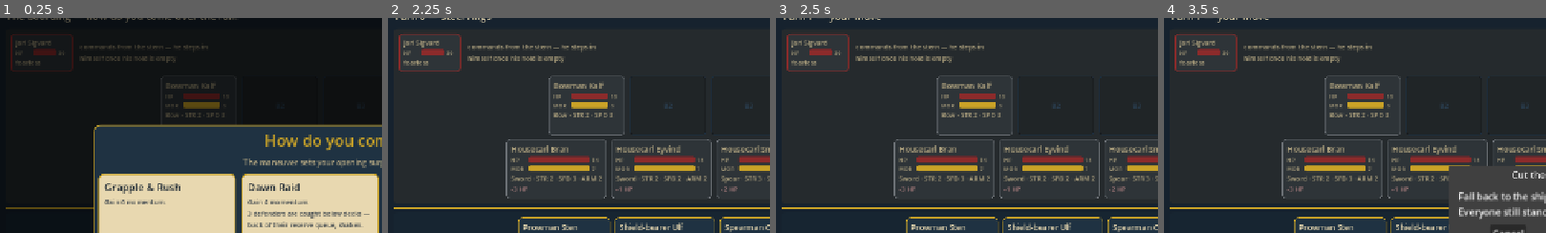
Above: before the commit, frames 1-4 (left to right).
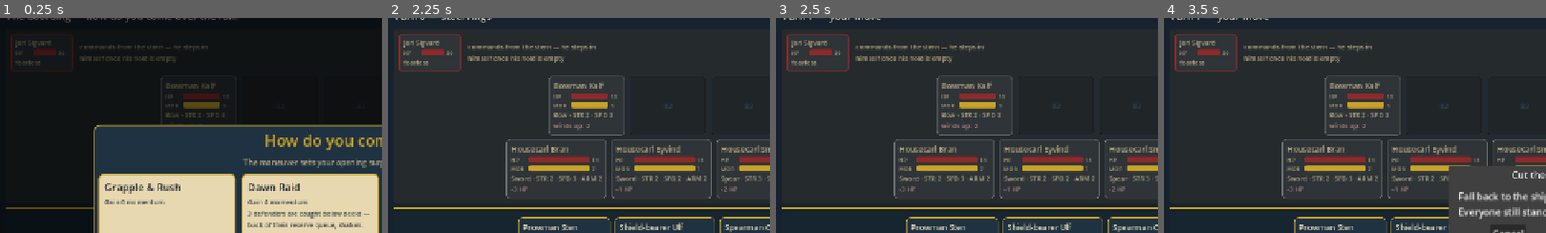
Above: after the commit, the same moments.

Repository: Tonttu84/vikingGame
Game: Godot game, scene res://src/ui/battle_ui.tscn
The game is run twice, just before and just after one commit, with the same random seed, the same clock (stepped at 60 frames per second) and the same inputs.
Inputs:
- Up to frame 1 (0.25 s): no input
- Up to frame 2 (2.25 s): click "How it works" at 0.5 s; click "Debug" at 1.25 s; click "Board this way" at 2 s
- Up to frame 3 (2.5 s): no input
- Up to frame 4 (3.5 s): click "Retreat" at 2.75 s
The pictures show only the part of the screen within x 0-50%, y 4-54%; the shares and areas given below are measured in that part.

The runs differ from the first frame. In frame 1, less than 0.1% of the frame differs, in the area x 46-53%, y 49-50%; in frame 2, 0.1%, in the area x 43-53%, y 48-52%; in frame 3, 0.1%; in frame 4, 0.1%.

Commit message:
The UI reads the telegraph: call intents, wind-up counters, the mark
Intent panel names and explains the four calls; enemy rhythm roles show
their counter (HEAVY BLOW NEXT / ARROWS AIMED at zero); the marked
boarder wears a MARKED badge. Rules summary teaches the telegraph layer.

Co-Authored-By: Claude <noreply@anthropic.com>
Claude-Session: https://claude.ai/code/session_01JEyG5wLrf5xPjouWHRLAVf

Diff:
--- a/src/ui/battle_ui.gd
+++ b/src/ui/battle_ui.gd
@@ -233,7 +233,8 @@
 	for col in Formation.COLUMNS:
 		var c := formation.at(line, col)
 		if c != null:
-			var token := CharacterToken.create(c, self, false, forecast.get(c, {}))
+			var token := CharacterToken.create(c, self, false, forecast.get(c, {}),
+					engine.state.archer_marks.values().has(c))
 			token.clicked.connect(_on_token_clicked)
 			row.add_child(token)
 		else:
--- a/src/ui/card_text.gd
+++ b/src/ui/card_text.gd
@@ -65,6 +65,10 @@
 		"arrow_volley": return "Arrow Volley"
 		"fear_horn": return "Fear Horn"
 		"reinforcement_surge": return "Reinforcement Surge"
+		"fresh_men_forward": return "Fresh Men Forward"
+		"shift_larboard": return "Shift Larboard"
+		"shift_starboard": return "Shift Starboard"
+		"step_up": return "Step Up"
 	return "Press the Attack"
 
 
@@ -76,6 +80,14 @@
 			return "1 morale damage to each of your boarders."
 		"reinforcement_surge":
 			return "Up to 4 enemies step over the rail instead of 2."
+		"fresh_men_forward":
+			return "Their front and second lines trade places before they fight."
+		"shift_larboard":
+			return "Their whole line slides one column to your left — every duel re-pairs."
+		"shift_starboard":
+			return "Their whole line slides one column to your right — every duel re-pairs."
+		"step_up":
+			return "Their back-liners step into the empty front slots of their columns."
 	return "The enemy line simply fights."
 
 
@@ -91,6 +103,8 @@
 
 [b]The enemy captain[/b] waits at the stern, unreachable, until his hold empties — then he steps into the line himself and fights like anyone: reach him through his column, or shove his line apart. Kill him and his crew yields. Lose your own captain and the raid is over.
 
+[b]The telegraph[/b]: the enemy's next move is always readable — his tactic or formation call shows a turn ahead, their berserker carries a visible counter to a heavy blow (double damage — dodge his column or eat it), and their archer marks his man one full turn before loosing both aimed arrows. A marked man rescued to the ship wastes the shot.
+
 [b]Morale[/b]: every death shakes the fallen side (-2 morale on deck, captains and berserkers excepted). At 0 a fighter routs, shaking the line further. Routs win battles as surely as blood.
 
 [b]The rail[/b]: enemies reinforce 2 per turn into their front gaps. Commit your own reserve for 1 momentum each; the reserve itself never fights and is never hit. Retreat is always on the table — a live crew beats a dead legend."""
--- a/src/ui/character_token.gd
+++ b/src/ui/character_token.gd
@@ -11,15 +11,18 @@
 ## This fighter's entry from CombatEngine.forecast(): incoming {"hp", "morale"}
 ## next fight phases. Empty for men off the grid — nothing can touch them.
 var forecast := {}
+## An enemy archer's aimed arrows are locked on this man (rescue him!).
+var marked := false
 
 
 static func create(p_character: Character, p_ui: Control, p_compact := false,
-		p_forecast := {}) -> CharacterToken:
+		p_forecast := {}, p_marked := false) -> CharacterToken:
 	var token := CharacterToken.new()
 	token.character = p_character
 	token.battle_ui = p_ui
 	token.compact = p_compact
 	token.forecast = p_forecast
+	token.marked = p_marked
 	token._build()
 	return token
 
@@ -59,6 +62,19 @@
 		if character.bonus_attacks > 0:
 			box.add_child(UIPalette.label("+%d attack" % character.bonus_attacks,
 					UIPalette.FONT_SMALL, UIPalette.PARCHMENT_DIM))
+	# The telegraph layer: wind-up counters on their rhythm roles, the
+	# archer's mark on the man his arrows are bound to.
+	if character.windup >= 0:
+		var windup_text: String
+		if character.windup > 0:
+			windup_text = "winds up: %d" % character.windup
+		else:
+			windup_text = "HEAVY BLOW NEXT" if character.is_berserker else "ARROWS AIMED"
+		box.add_child(UIPalette.label(windup_text, UIPalette.FONT_SMALL,
+				UIPalette.BLOOD.lightened(0.45)))
+	if marked:
+		box.add_child(UIPalette.label("MARKED", UIPalette.FONT_SMALL,
+				UIPalette.BLOOD.lightened(0.45)))
 	_add_forecast_badge(box)
 	tooltip_text = _tooltip()
 
